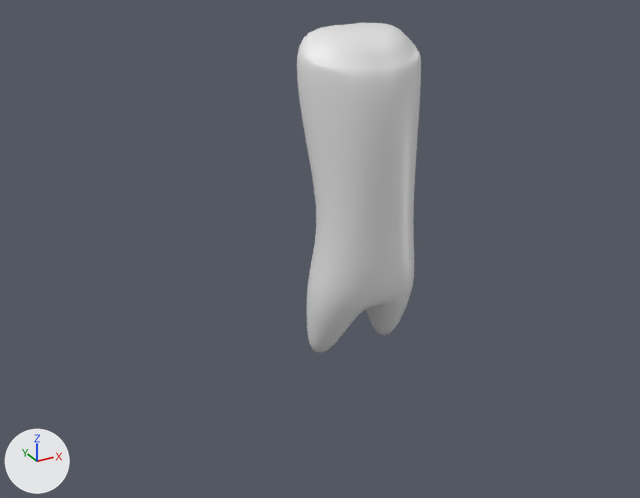
The Blender file Game/Assets/作業台/uruge.blend: old version first, new version second.
The view is the same before and after, from a camera (50 mm lens) standing at (-9.25, -14.88, 13.31) and looking at (-0.83, 0.43, 5.66). Every picture has the same lights, and +X, +Y and +Z are marked at lower left.
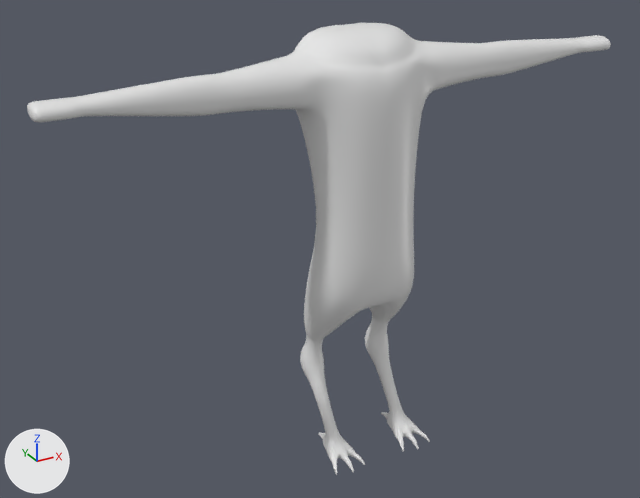
What differs and where, as boxes [x1, y1, x2, y2] in the pictures (640 x 498 px):
'Cube', reshaped (368% wider, 37% taller)
    before: [297, 23, 421, 353]
    after: [27, 23, 611, 475]
part 1 of me_cube, built on
    before: [307, 266, 409, 353]
    after: [300, 264, 430, 475]
part 2 of me_cube, built on
    before: [297, 28, 421, 218]
    after: [27, 27, 611, 217]

Diff of the bpy script that builds the scene:
```diff
--- a/Game/Assets/作業台/uruge.blend.py
+++ b/Game/Assets/作業台/uruge.blend.py
@@ me_cube @@
 # used by ob_cube; location = (0.0, 0.0, 0.0)
-me_cube.from_pydata(...)  # 76 vertices, 65 faces; spans x 0.0..1.36, y -0.89..1.0, z 3.02..10.38
+me_cube.from_pydata(...)  # 371 vertices, 378 faces; spans x 0.0..6.53, y -1.19..1.13, z 0.84..10.38
+# me_cube part 1: 10 vertices moved from x 0.66..1.14, y 0.18..0.86, z 3.02..4.53 to x 0.59..1.18, y 0.16..0.91, z 3.57..4.53; 236 vertices added at x 0.5..1.26, y -1.19..1.13, z 0.84..3.6
+# me_cube part 2: 19 vertices moved from x 0.0..1.35, y -0.89..0.88, z 8.72..9.89 to x 0.0..1.43, y -0.86..0.9, z 8.88..9.95; 59 vertices added at x 0.0..6.53, y -0.78..0.69, z 8.9..9.88
 me_cube.materials.append(mat_material)
```
